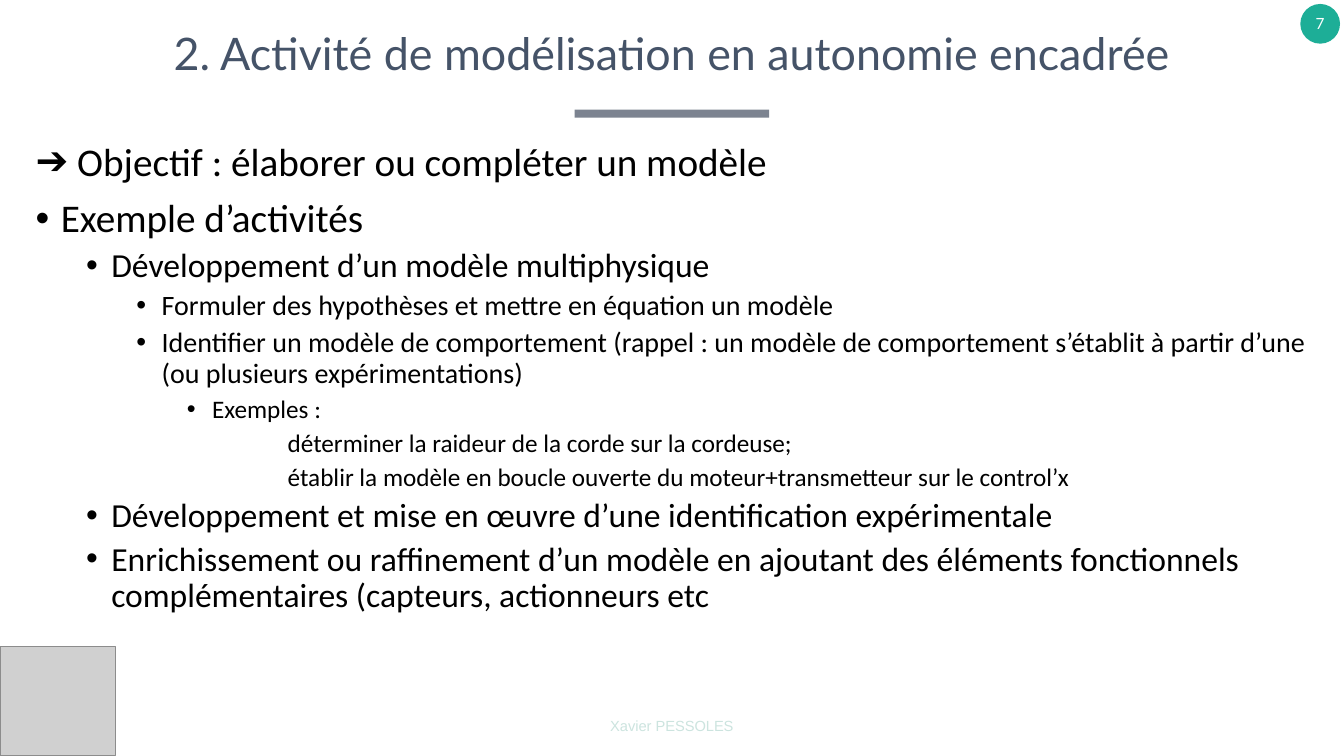
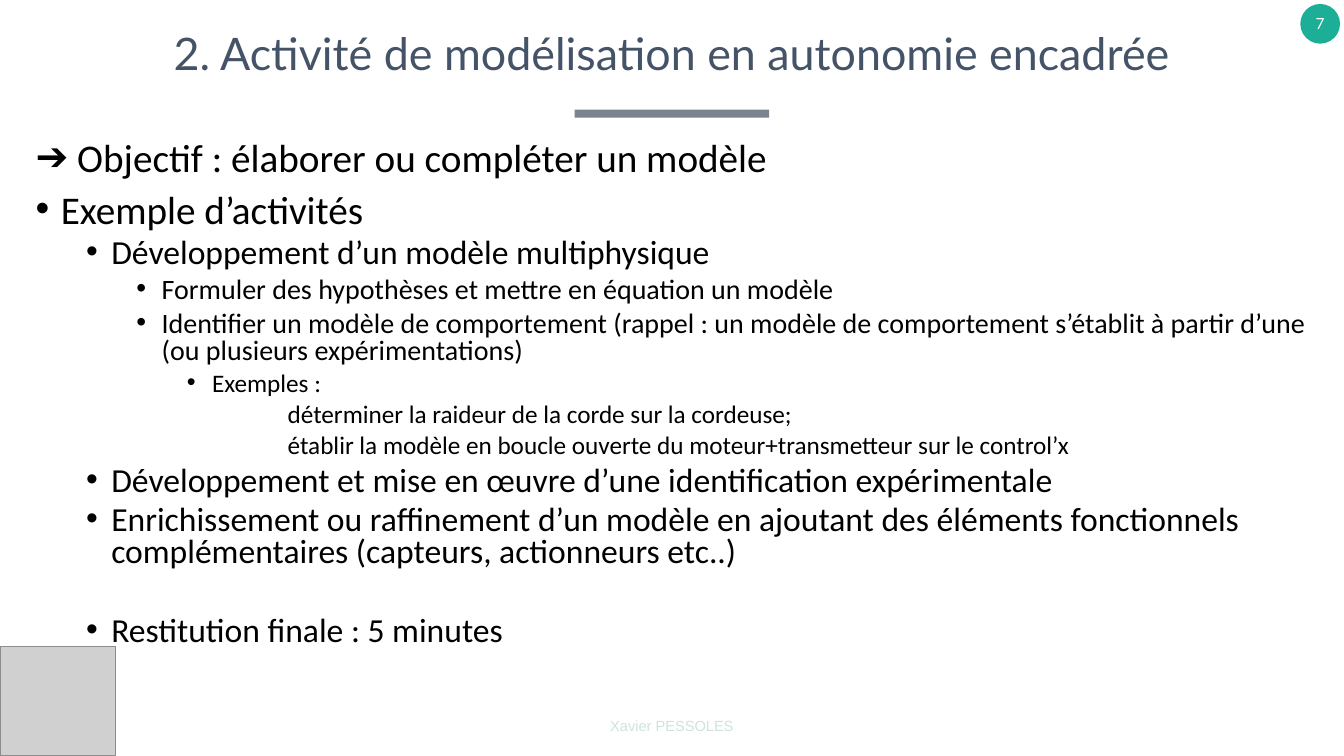
Before and after one commit to xpessoles/TP_Concours, a slide deck: slide 7 of A_Organisation/EpreuvesOralesCPGE.pptx. Drawn at 1344x756 pixels with LibreOffice and Linux fonts; fonts in the diff are those of the drawing; grey boxes stand for pictures. Boxes give left, top, right and bottom in pixels: in the first picture for what was removed or moved away, otherwise in the second. Text is boxed around its words. In the diff, an @@ line names an element or a change of style, - is before the commit and + after.

```diff
--- a/A_Organisation/EpreuvesOralesCPGE.pptx
+++ b/A_Organisation/EpreuvesOralesCPGE.pptx
@@ text at (x1=61, y1=144, x2=1304, y2=498): line spacing 0.9 to 0.8 @@
@@ text at (x1=111, y1=507, x2=1239, y2=650): text changed @@
-  • Enrichissement ou raffinement d’un modèle en ajoutant des éléments fonctionnels complémentaires (capteurs, actionneurs etc
+  • Enrichissement ou raffinement d’un modèle en ajoutant des éléments fonctionnels complémentaires (capteurs, actionneurs etc..)
+  • Restitution finale : 5 minutes
```
Also in this commit, not shown: 3 other slides changed.
